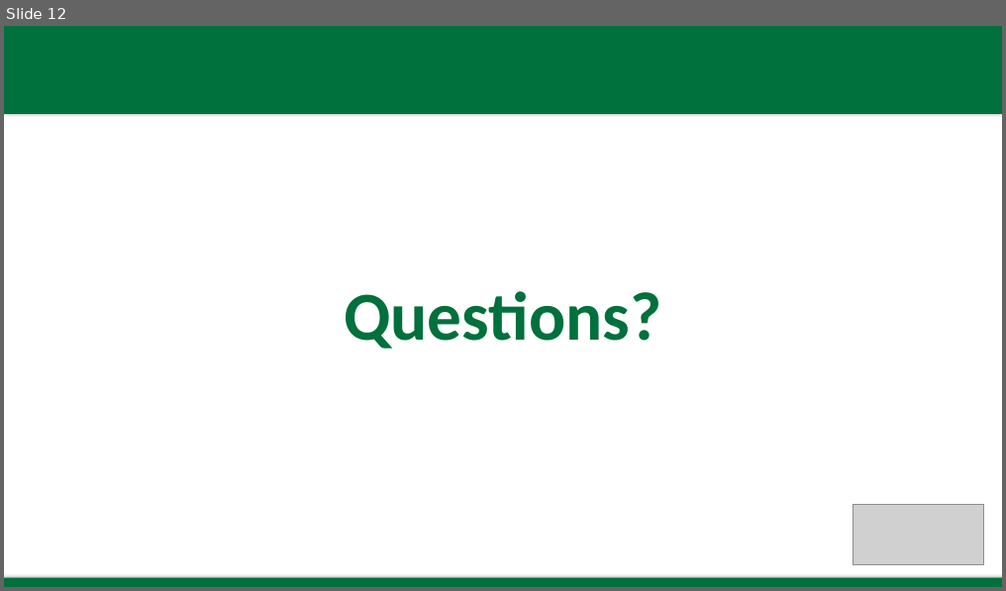
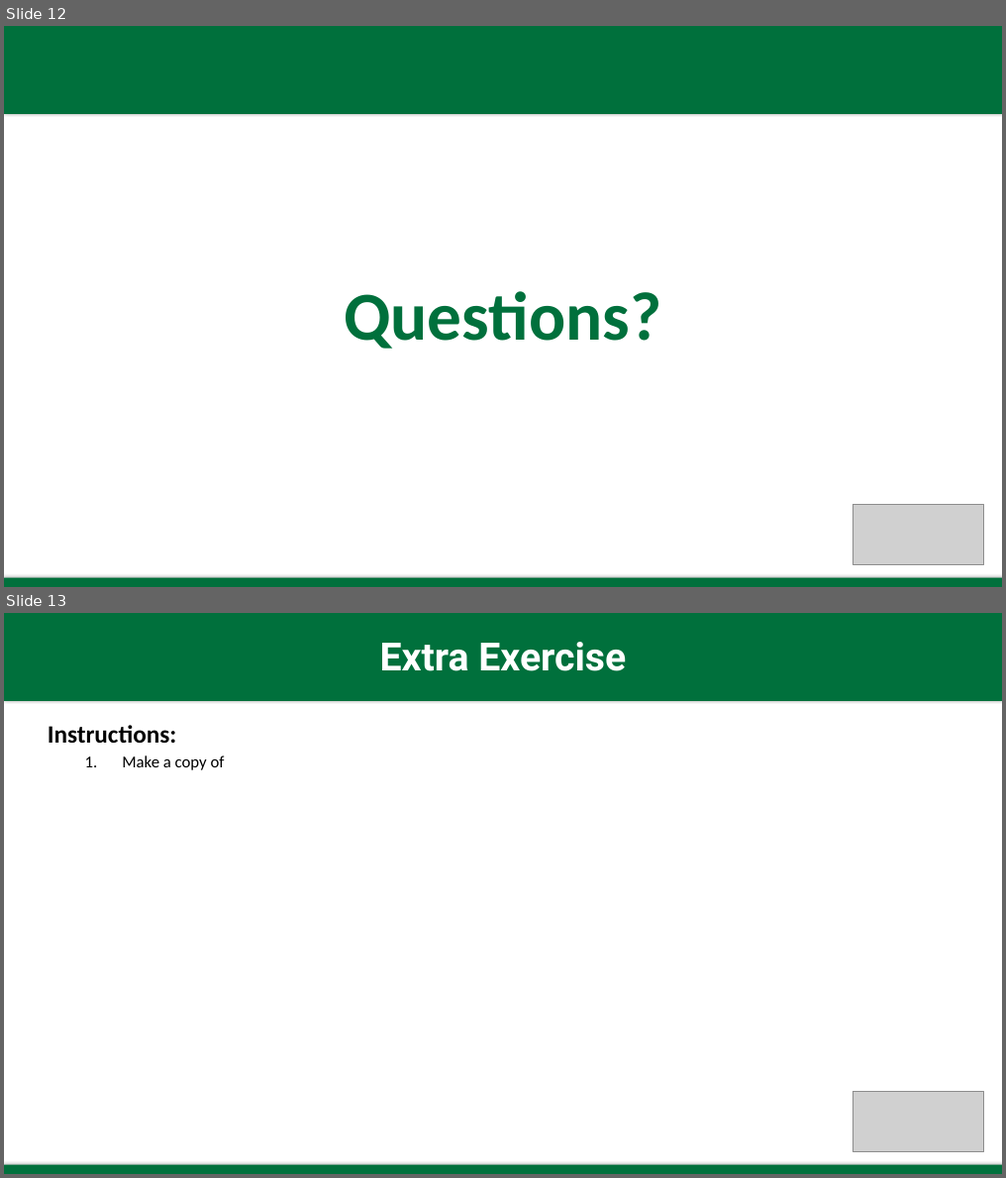
Before and after one commit to joshapeterson/excelbasics1, a slide deck: Presentation_Excel-Basics-Workshop_PT1.pptx. Shown one above the other, each under a label of ours: slide 12 before the commit, slides 12 and 13 after it. The pictures are 1006x591 and 1006x1178 pixels, drawn with LibreOffice and Linux fonts; fonts in the diff are those of the drawing; grey boxes stand for pictures. Boxes give left, top, right and bottom in pixels: in the first picture for what was removed or moved away, otherwise in the second. Text is boxed around its words. In the diff, an @@ line names an element or a change of style, - is before the commit and + after.

```diff
--- a/Presentation_Excel-Basics-Workshop_PT1.pptx
+++ b/Presentation_Excel-Basics-Workshop_PT1.pptx
@@ slide 13 added at (4,613,1002,1174), background #FFFFFF @@
@@ rectangle added at (4,613,1002,701), fill #00703C @@
@@ text added at (380,642,626,671), 37.3 pt, text #FFFFFF, bold @@
+Extra Exercise
@@ text added at (48,725,225,770), 24 pt, text #000000, bold @@
+Instructions:
+  1. Make a copy of
@@ picture added at (853,1092,984,1153) @@
@@ rectangle added at (4,1165,1002,1174), fill #00703C @@
```
Also in this commit, not shown: 3 slides changed, 1 other slide added, 1 slide removed, 2 other files.
